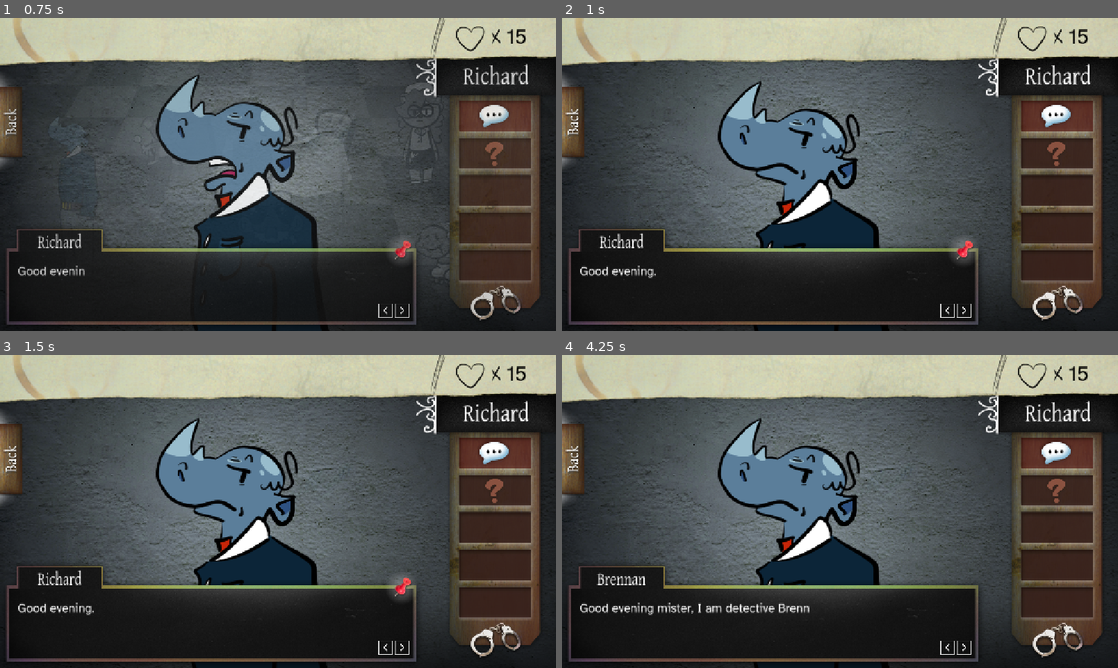
Above: before the commit, frames 1-4 (two rows, left to right).
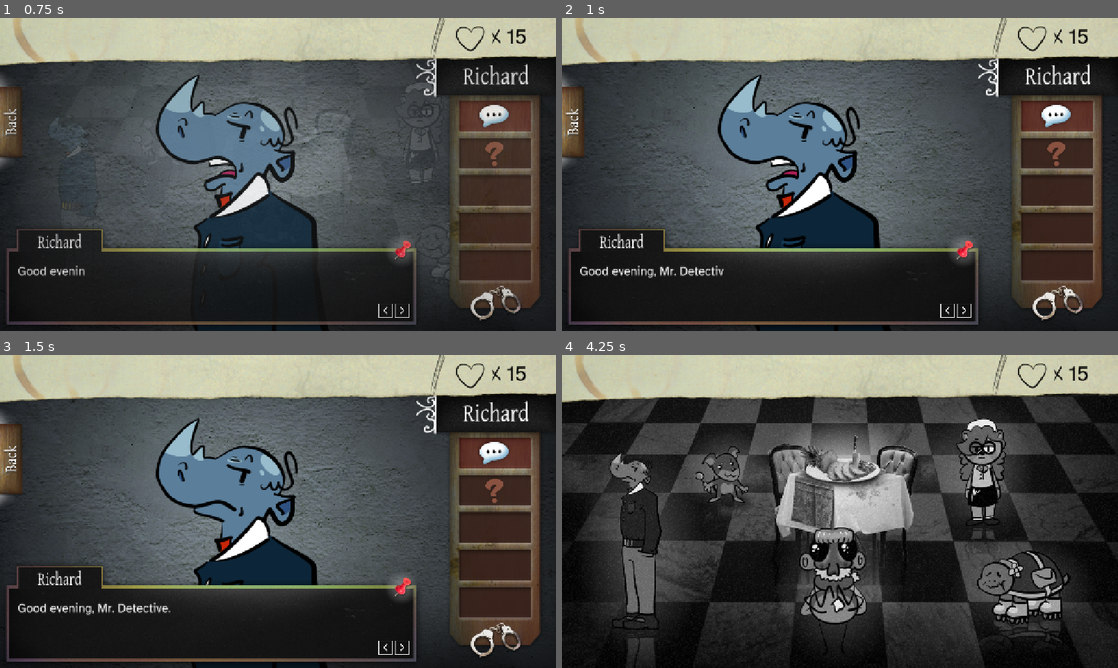
Above: after the commit, the same moments.

Repository: KettLovahr/murder-for-dessert
Game: Godot game, scene res://Scenes/MainScene.tscn
The game is run twice, just before and just after one commit, with the same random seed, the same clock (stepped at 60 frames per second) and the same inputs.
Inputs (mouse positions are in pixels of both pictures, inside the frame that each line leads up to):
- Up to frame 1 (0.75 s): click (116, 149) at 0.5 s, where only the run before the commit has a clickable "Zamora"
- Up to frame 2 (1 s): no input
- Up to frame 3 (1.5 s): click (116, 527) at 1.25 s, where only the run before the commit has a clickable "Richard"
- Up to frame 4 (4.25 s): click (767, 486) at 2 s, where only the run before the commit has a clickable "Billy"; click (767, 527) at 2.75 s, where only the run before the commit has a clickable "Penny"; click (962, 646) at 3.5 s

Frame 1 is identical in both runs. In frame 2, 4.6% of the frame differs, in the area x 16-60%, y 18-100%; in frame 3, 0.2%; in frame 4, 54%, in the area x 0-100%, y 12-100%.

Commit message:
Add intro/outro music, add default speech, remove unused buttons from MainScene

Diff:
--- /dev/null
+++ b/Assets/DialogueScenes/DefaultDialogue/BethanyDefault.tres
@@ -0,0 +1,16 @@
+[gd_resource type="Resource" script_class="DialogueScene" load_steps=5 format=3 uid="uid://dx65vh6wlpw15"]
+
+[ext_resource type="Script" uid="uid://bpqxvagkkj531" path="res://Util/DialogueLine.gd" id="1_yq2iq"]
+[ext_resource type="Script" uid="uid://cbv2lkkta35mj" path="res://Util/DialogueScene.gd" id="2_f68xb"]
+[ext_resource type="Resource" uid="uid://6o8k7msmm58o" path="res://Assets/Speakers/SpeakerBethany.tres" id="2_uh8wj"]
+
+[sub_resource type="Resource" id="Resource_7qgpt"]
+script = ExtResource("1_yq2iq")
+speaker = ExtResource("2_uh8wj")
+line = "Hello young'un!"
+metadata/_custom_type_script = "uid://bpqxvagkkj531"
+
+[resource]
+script = ExtResource("2_f68xb")
+lines = Array[ExtResource("1_yq2iq")]([SubResource("Resource_7qgpt")])
+metadata/_custom_type_script = "uid://cbv2lkkta35mj"
--- /dev/null
+++ b/Assets/DialogueScenes/DefaultDialogue/BillyDefault.tres
@@ -0,0 +1,16 @@
+[gd_resource type="Resource" script_class="DialogueScene" load_steps=5 format=3 uid="uid://bt2boqbfm2h2t"]
+
+[ext_resource type="Script" uid="uid://bpqxvagkkj531" path="res://Util/DialogueLine.gd" id="1_wtdnl"]
+[ext_resource type="Resource" uid="uid://ce8jddxao0kbu" path="res://Assets/Speakers/SpeakerBilly.tres" id="2_qjhgg"]
+[ext_resource type="Script" uid="uid://cbv2lkkta35mj" path="res://Util/DialogueScene.gd" id="2_ra7q8"]
+
+[sub_resource type="Resource" id="Resource_i8ko1"]
+script = ExtResource("1_wtdnl")
+speaker = ExtResource("2_qjhgg")
+line = "Hey mister!"
+metadata/_custom_type_script = "uid://bpqxvagkkj531"
+
+[resource]
+script = ExtResource("2_ra7q8")
+lines = Array[ExtResource("1_wtdnl")]([SubResource("Resource_i8ko1")])
+metadata/_custom_type_script = "uid://cbv2lkkta35mj"
--- /dev/null
+++ b/Assets/DialogueScenes/DefaultDialogue/PennyDefault.tres
@@ -0,0 +1,16 @@
+[gd_resource type="Resource" script_class="DialogueScene" load_steps=5 format=3 uid="uid://cbtmciykt8xt7"]
+
+[ext_resource type="Script" uid="uid://bpqxvagkkj531" path="res://Util/DialogueLine.gd" id="1_p5262"]
+[ext_resource type="Script" uid="uid://cbv2lkkta35mj" path="res://Util/DialogueScene.gd" id="2_3fwn7"]
+[ext_resource type="Resource" uid="uid://dsofx6suvp8el" path="res://Assets/Speakers/SpeakerPenny.tres" id="2_xx8yf"]
+
+[sub_resource type="Resource" id="Resource_l50no"]
+script = ExtResource("1_p5262")
+speaker = ExtResource("2_xx8yf")
+line = "Hey. How can I help you."
+metadata/_custom_type_script = "uid://bpqxvagkkj531"
+
+[resource]
+script = ExtResource("2_3fwn7")
+lines = Array[ExtResource("1_p5262")]([SubResource("Resource_l50no")])
+metadata/_custom_type_script = "uid://cbv2lkkta35mj"
--- /dev/null
+++ b/Assets/DialogueScenes/DefaultDialogue/RichardDefault.tres
@@ -0,0 +1,16 @@
+[gd_resource type="Resource" script_class="DialogueScene" load_steps=5 format=3 uid="uid://dhuk7hc4gpn4y"]
+
+[ext_resource type="Script" uid="uid://bpqxvagkkj531" path="res://Util/DialogueLine.gd" id="1_0slvw"]
+[ext_resource type="Resource" uid="uid://1mkrxxaulhtu" path="res://Assets/Speakers/SpeakerRichard.tres" id="2_i2uxm"]
+[ext_resource type="Script" uid="uid://cbv2lkkta35mj" path="res://Util/DialogueScene.gd" id="2_x57fv"]
+
+[sub_resource type="Resource" id="Resource_88ho8"]
+script = ExtResource("1_0slvw")
+speaker = ExtResource("2_i2uxm")
+line = "Good evening, Mr. Detective."
+metadata/_custom_type_script = "uid://bpqxvagkkj531"
+
+[resource]
+script = ExtResource("2_x57fv")
+lines = Array[ExtResource("1_0slvw")]([SubResource("Resource_88ho8")])
+metadata/_custom_type_script = "uid://cbv2lkkta35mj"
--- /dev/null
+++ b/Assets/DialogueScenes/DefaultDialogue/ZamoraDefault.tres
@@ -0,0 +1,16 @@
+[gd_resource type="Resource" script_class="DialogueScene" load_steps=5 format=3 uid="uid://bw6h5ph4xck3o"]
+
+[ext_resource type="Script" uid="uid://bpqxvagkkj531" path="res://Util/DialogueLine.gd" id="1_1t1uc"]
+[ext_resource type="Script" uid="uid://cbv2lkkta35mj" path="res://Util/DialogueScene.gd" id="2_g25al"]
+[ext_resource type="Resource" uid="uid://dmkdowsawsdk3" path="res://Assets/Speakers/SpeakerZamora.tres" id="2_gi1rw"]
+
+[sub_resource type="Resource" id="Resource_b0i3d"]
+script = ExtResource("1_1t1uc")
+speaker = ExtResource("2_gi1rw")
+line = "Yes, Mr. Detective?"
+metadata/_custom_type_script = "uid://bpqxvagkkj531"
+
+[resource]
+script = ExtResource("2_g25al")
+lines = Array[ExtResource("1_1t1uc")]([SubResource("Resource_b0i3d")])
+metadata/_custom_type_script = "uid://cbv2lkkta35mj"
--- a/GameManager.gd
+++ b/GameManager.gd
@@ -15,6 +15,14 @@
 	"PENNY": preload("res://Assets/DialogueScenes/Trees/penny_tree.tres"),
 	"RICHARD": preload("res://Assets/DialogueScenes/Trees/richard_tree.tres"),
 	"ZAMORA": preload("res://Assets/DialogueScenes/Trees/zamora_tree.tres"),
+}
+
+@onready var default_scenes: Dictionary[String, DialogueScene] = {
+	"BETHANY": preload("res://Assets/DialogueScenes/DefaultDialogue/BethanyDefault.tres"),
+	"BILLY": preload("res://Assets/DialogueScenes/DefaultDialogue/BillyDefault.tres"),
+	"PENNY": preload("res://Assets/DialogueScenes/DefaultDialogue/PennyDefault.tres"),
+	"RICHARD": preload("res://Assets/DialogueScenes/DefaultDialogue/RichardDefault.tres"),
+	"ZAMORA": preload("res://Assets/DialogueScenes/DefaultDialogue/ZamoraDefault.tres"),
 }
 
 @onready var fail_scenes: Dictionary[String, DialogueScene] = {
--- a/Scenes/IntroScene.tscn
+++ b/Scenes/IntroScene.tscn
@@ -1,9 +1,10 @@
-[gd_scene load_steps=5 format=3 uid="uid://62t5uh3akt5w"]
+[gd_scene load_steps=6 format=3 uid="uid://62t5uh3akt5w"]
 
 [ext_resource type="Script" uid="uid://dhy7fqluoxv4p" path="res://Scenes/IntroScene.gd" id="1_qef2n"]
 [ext_resource type="Texture2D" uid="uid://8tp12cyobp17" path="res://Assets/Textures/office.png" id="2_d4qc4"]
 [ext_resource type="PackedScene" uid="uid://bdqsnds01xtpa" path="res://Scenes/DialogueUi.tscn" id="3_d4qc4"]
 [ext_resource type="PackedScene" uid="uid://1qjypdjpnauw" path="res://Scenes/FilmGrain.tscn" id="4_pseuf"]
+[ext_resource type="AudioStream" uid="uid://ciwvuv38usqwt" path="res://Assets/Audio/bg_introoutro.ogg" id="5_h8frj"]
 
 [node name="IntroScene" type="Node2D"]
 script = ExtResource("1_qef2n")
@@ -15,11 +16,15 @@
 [node name="FilmGrain" parent="." instance=ExtResource("4_pseuf")]
 
 [node name="DialogueUi" parent="." instance=ExtResource("3_d4qc4")]
-visible = false
 
 [node name="ColorRect" parent="DialogueUi" index="0"]
 visible = false
 
+[node name="AudioStreamPlayer" type="AudioStreamPlayer" parent="."]
+stream = ExtResource("5_h8frj")
+autoplay = true
+parameters/looping = true
+
 [connection signal="scene_completed" from="DialogueUi" to="." method="_on_dialogue_ui_scene_completed"]
 
 [editable path="DialogueUi"]
--- a/Scenes/MainScene.tscn
+++ b/Scenes/MainScene.tscn
@@ -20,34 +20,6 @@
 
 [node name="Inventory" parent="UILayer" instance=ExtResource("3_nhkr4")]
 
-[node name="Zamora" type="Button" parent="."]
-offset_left = 172.0
-offset_top = 259.0
-offset_right = 362.0
-offset_bottom = 343.0
-text = "Zamora"
-
-[node name="Richard" type="Button" parent="."]
-offset_left = 172.0
-offset_top = 356.0
-offset_right = 362.0
-offset_bottom = 440.0
-text = "Richard"
-
-[node name="Billy" type="Button" parent="."]
-offset_left = 374.0
-offset_top = 259.0
-offset_right = 564.0
-offset_bottom = 343.0
-text = "Billy"
-
-[node name="Penny" type="Button" parent="."]
-offset_left = 374.0
-offset_top = 356.0
-offset_right = 564.0
-offset_bottom = 440.0
-text = "Penny"
-
 [node name="AudioStreamPlayer" type="AudioStreamPlayer" parent="."]
 stream = ExtResource("4_7rqgy")
 autoplay = true
--- a/Scenes/main_scene.gd
+++ b/Scenes/main_scene.gd
@@ -14,7 +14,7 @@
 	if which in GameManager.trees:
 		var tree: DialogueTree = GameManager.trees[which]
 		$UILayer/DialogueUi.init_scene(
-			tree.level_1_scene,
+			GameManager.default_scenes[which],
 			tree
 		)
 
Not shown, added: Assets/Audio/bg_introoutro.ogg.import
Not shown, added: Assets/Audio/bg_introoutro.ogg
